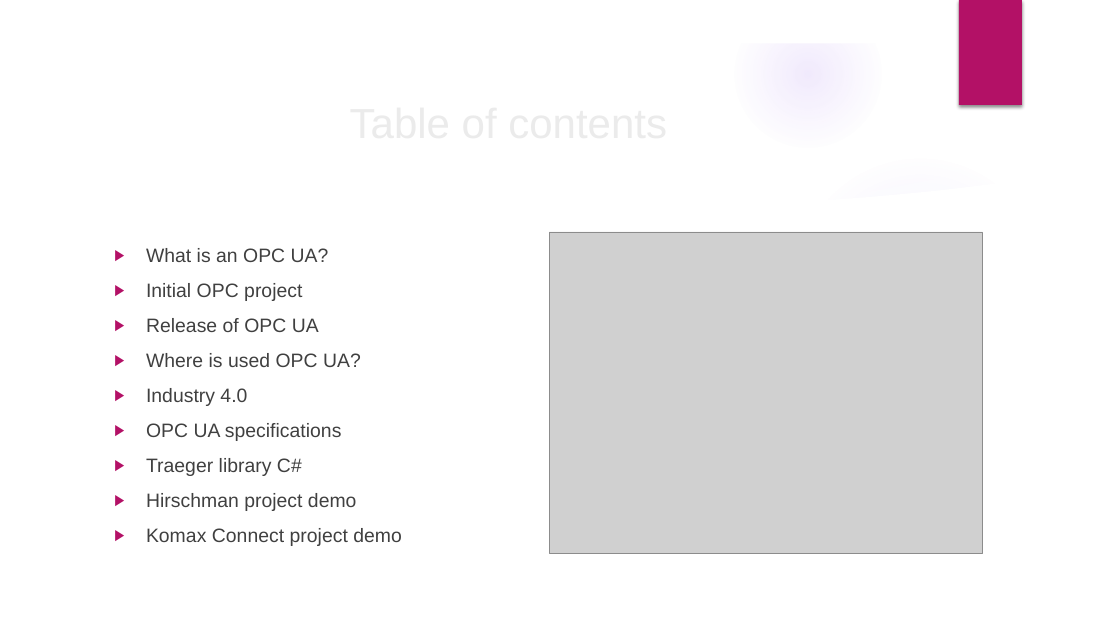
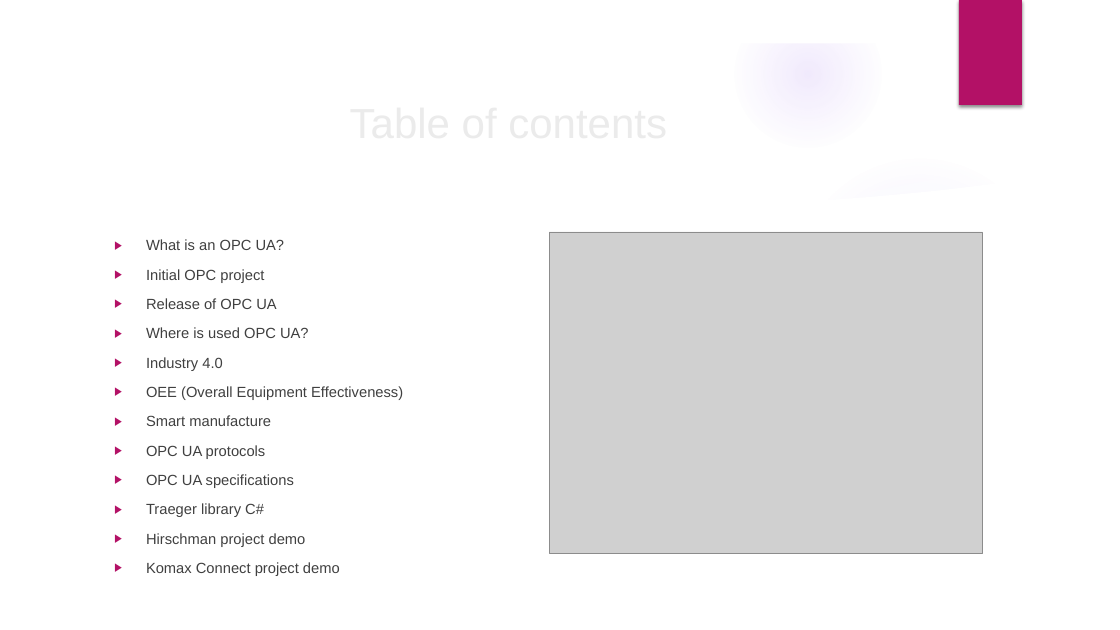
Before and after one commit to velizar92/TSK_Presentations, a slide deck: slide 2 of OPC UA and Industry 4.0.pptx. Drawn at 1120x630 pixels with LibreOffice and Linux fonts; fonts in the diff are those of the drawing; grey boxes stand for pictures; background and template pictures are left out. Boxes give left, top, right and bottom in pixels: in the first picture for what was removed or moved away, otherwise in the second. Text is boxed around its words. In the diff, an @@ line names an element or a change of style, - is before the commit and + after.

```diff
--- a/OPC UA and Industry 4.0.pptx
+++ b/OPC UA and Industry 4.0.pptx
@@ text "What is an OPC UA?": place and size @@
-text "What is an OPC UA?" at (146,248,402,546)
+text "What is an OPC UA?" at (146,239,403,547)
@@ text at (146,239,309,547): size 16.6 to 12.6 pt in "What is an OPC UA?", "Initial OPC project", "Release of OPC UA", "Where is used OPC UA?" and 5 more places @@
@@ text at (146,386,403,459): paragraphs added @@
+▶ OEE (Overall Equipment Effectiveness)
+▶ Smart manufacture
+▶ OPC UA protocols
```
Also in this commit, not shown: 3 other slides changed, 5 slides added.
